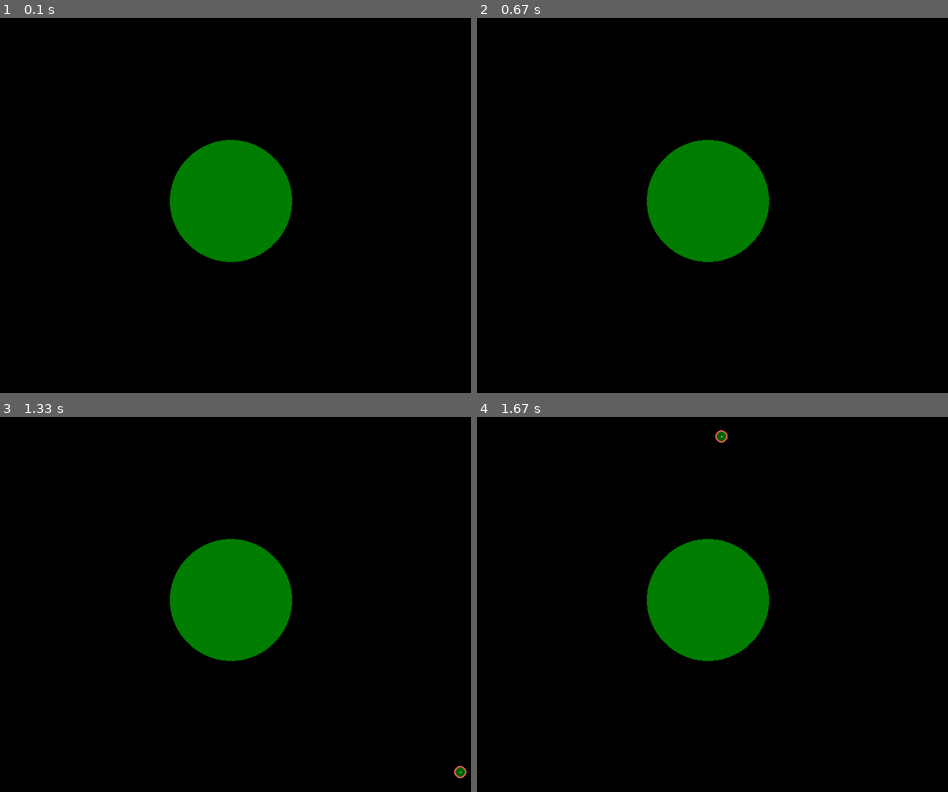
Above: before the commit, frames 1-4 (two rows, left to right).
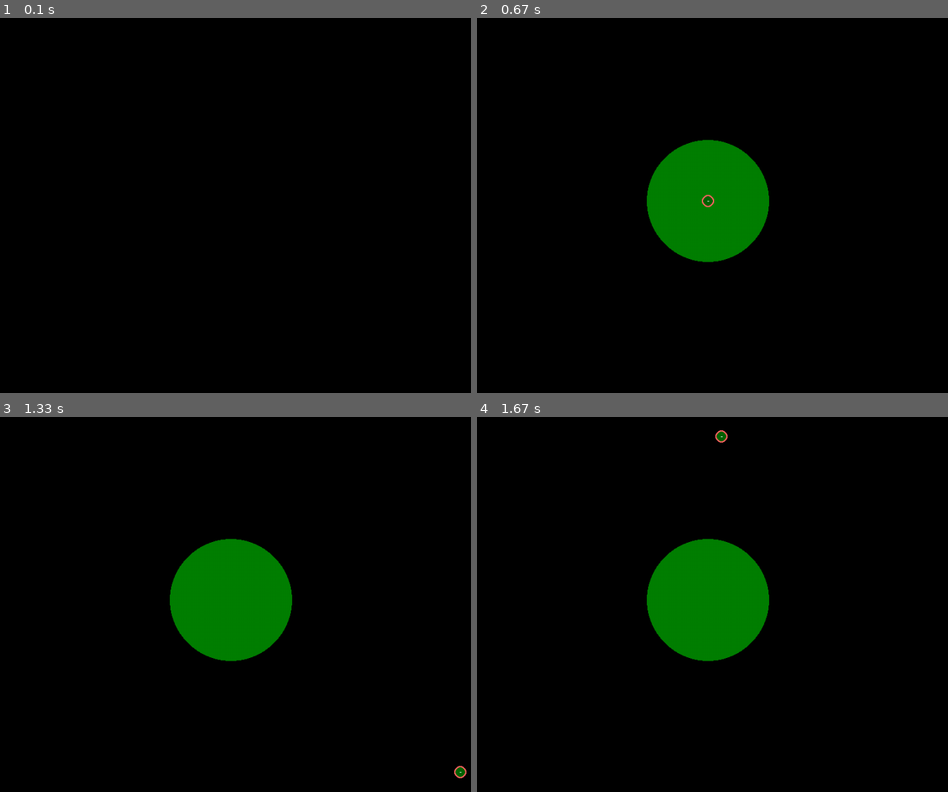
Above: after the commit, the same moments.

Repository: InfinityProgrammers/pygame-and-physic
Game: pygame game, started from gravity/gravity1.py
The game is run twice, just before and just after one commit, with the same random seed, the same clock (stepped at 60 frames per second) and the same inputs.
Inputs (mouse positions are in pixels of both pictures, inside the frame that each line leads up to):
- Up to frame 1 (0.1 s): no input
- Up to frame 2 (0.67 s): click (707, 201) at 0.38 s
- Up to frame 3 (1.33 s): tap Space at 0.67 s; click (461, 773) at 1.05 s
- Up to frame 4 (1.67 s): tap Space at 1.4 s; click (721, 435) at 1.42 s

The runs differ from the first frame. In frame 1, 6.7% of the frame differs, in the area x 36-63%, y 32-66%; in frame 2, less than 0.1%; in frame 3, nothing differs; in frame 4, nothing differs.

Commit message:
change vector display

Diff:
--- a/gravity/gravity1.py
+++ b/gravity/gravity1.py
@@ -43,27 +43,26 @@
 
 def redraw(): #aktualizacja ekranu co tick
     win.fill((0, 0, 0))
+    pygame.draw.circle(win, (0, 128, 0), (512, 400), 100) #draw planet
     pilka.Draw(win)
-    drawacc(pilka.x, pilka.y, pilka.acc.x, pilka.acc.y)
-    drawspeed(pilka.x, pilka.y, pilka.vel.x, pilka.vel.y)
+    if click and space:
+        drawacc(pilka.x, pilka.y, pilka.acc.x, pilka.acc.y)
+        drawspeed(pilka.x, pilka.y, pilka.vel.x + vel.x, pilka.vel.y-vel.y)
 
 def line(pos): #drawing line
     pygame.draw.line(win, (255, 255, 255), [pilka.x, pilka.y], pos, 3)
 
 def drawacc(x, y, xx, yy): #drawing accelerate
-    if click and space:
-        pygame.draw.line(win, (255, 0, 0),(int(x), int(y)), ((xx*1000+pilka.x),(yy*1000+pilka.y)), 2)
+    pygame.draw.line(win, (255, 0, 0),(int(x), int(y)), ((xx*600+x),(yy*600+y)), 2)
 
 def drawspeed(x, y, xx, yy): #drawing velocity
-    if click and space:
-        pygame.draw.line(win, (255, 255, 255),(x, y), (xx*8+x, yy*8+y), 2)
+    pygame.draw.line(win, (50, 50, 255),(x, y), (xx*60/2+x, yy*60/2+y), 2)
 
 def planeta(): #planet variables
-    pygame.draw.circle(win, (0, 128, 0), (512, 400), 100)
     global mass_p
     mass_p = 5.972 * 10 ** 19
 
-def speed(power, vel): #manipulacja wektorem predkosci
+def speed(): #manipulacja wektorem predkosci
     angle4 = angleSpeed #kopiuje zmienną
     print(angleSpeed)
     angle4 = math.radians(angle4)
@@ -89,23 +88,24 @@
                 pilka.acc.y = -pilka.acc.y
             acc = Vector2(-(pilka.x-512),-(pilka.y-400)) #wektor przyspieszneia
             angle = acc.angle_to(Vector2(-1, 0)) #kąt między wektorem przyspieszenia a osią ox
+            angleSpeed = pozycja.angle_to(Vector2(1, 0)) ##kąt między osią ox a linią mocy(prędkosci)
+            speed() #manipulacja wektorem predkosci
             pilka.movement() #aktualizacja położenia piłki
-            angleSpeed = pozycja.angle_to(Vector2(1, 0)) ##kąt między osią ox a linią mocy(prędkosci)
-            speed(power, vel) #manipulacja wektorem predkosci
-
+planeta()
+fps = 0
 while True:
     delta+= clock.tick()/1000.0
-    planeta()
     pygame.display.update()
-    pos = pygame.mouse.get_pos()
 
     while delta > 1/tickrate: ## tyknięcia programu
         delta -= 1/tickrate
+        print(fps)
+        pos = pygame.mouse.get_pos()
         for event in pygame.event.get():
             if event.type == pygame.QUIT:
                 sys.exit(0)
             if event.type == pygame.MOUSEBUTTONDOWN:
-                start_pos = pos;
+                start_pos = pos
                 pilka = Cialo(win, pos[0], pos[1], 10) #tworze obiekt
                 click = True
                 clockwise = False
